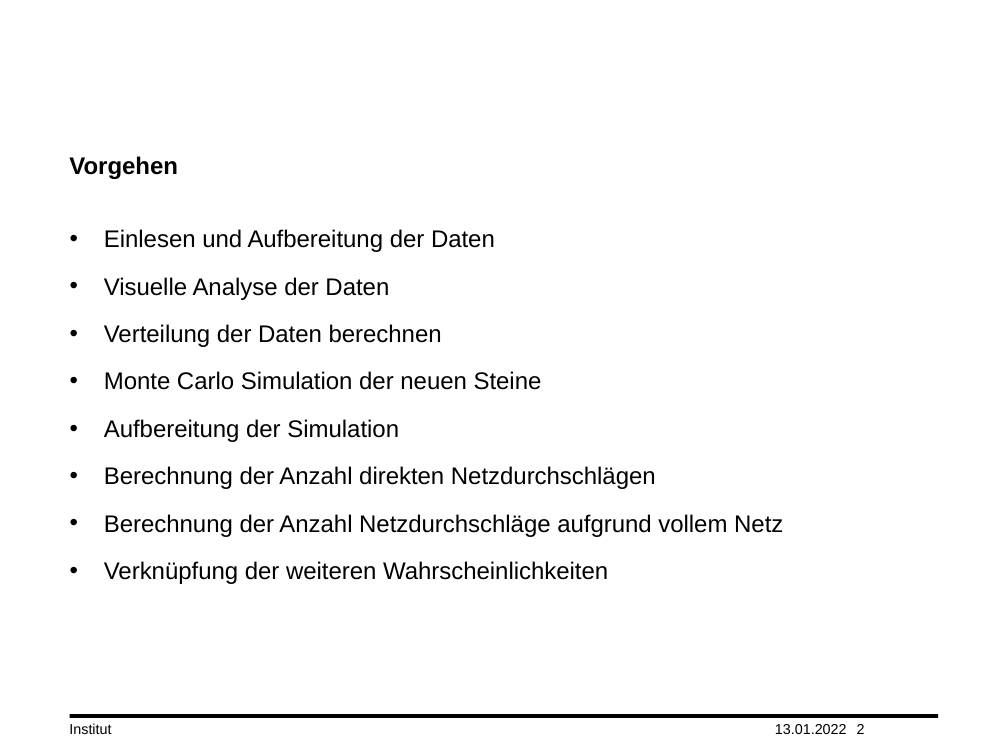
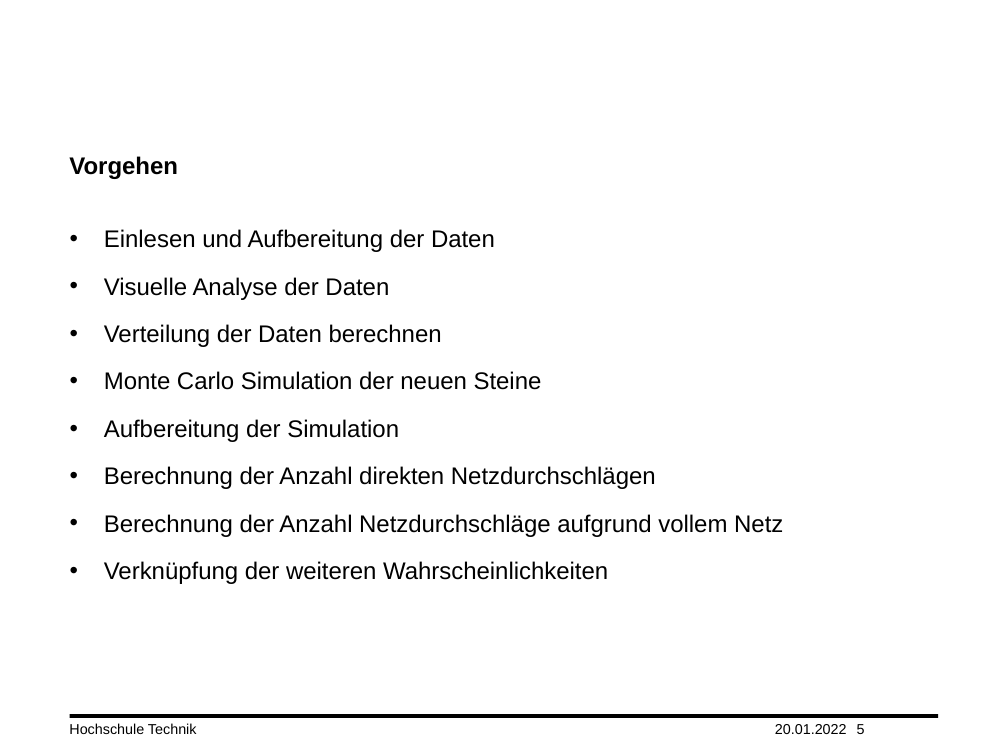
Before and after one commit to tmandelz/Steinschlag-Wahrscheinlichkeit, a slide deck: slide 5 of Präsentation/Vorgehen.pptx (slide 2 before the commit). Drawn at 1008x756 pixels with LibreOffice and Linux fonts; fonts in the diff are those of the drawing; background and template pictures are left out. Boxes give left, top, right and bottom in pixels: in the first picture for what was removed or moved away, otherwise in the second. Text is boxed around its words. In the diff, an @@ line names an element or a change of style, - is before the commit and + after.

Commit message:
update

```diff
--- a/Präsentation/Vorgehen.pptx
+++ b/Präsentation/Vorgehen.pptx
@@ text at [69, 723, 197, 734]: text changed @@
-Institut
+Hochschule Technik
@@ text at [775, 724, 847, 734]: text changed @@
-13.01.2022
+20.01.2022
@@ page number at [857, 724, 865, 734]: text changed @@
-2
+5
```
Also in this commit, not shown: 3 slides added.
